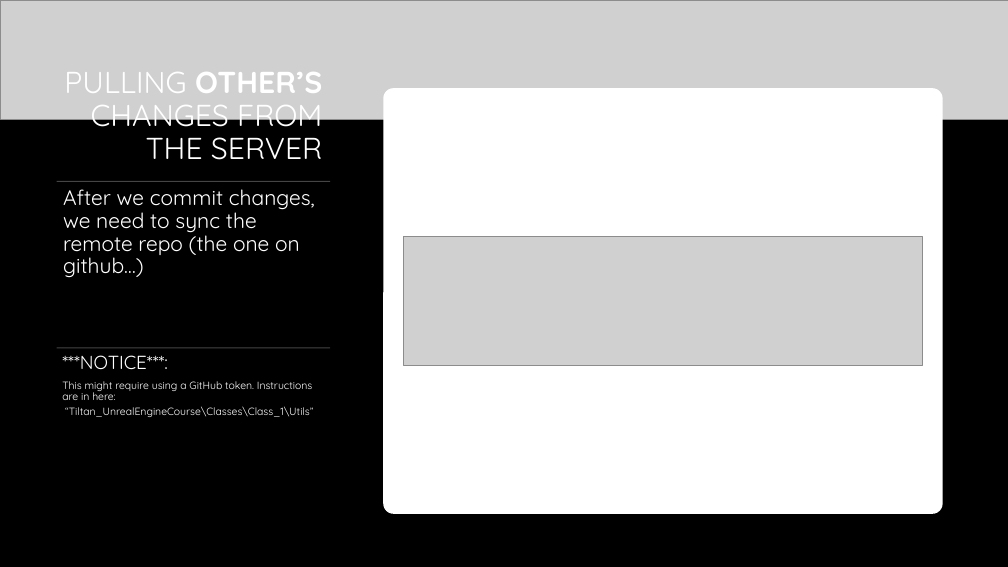
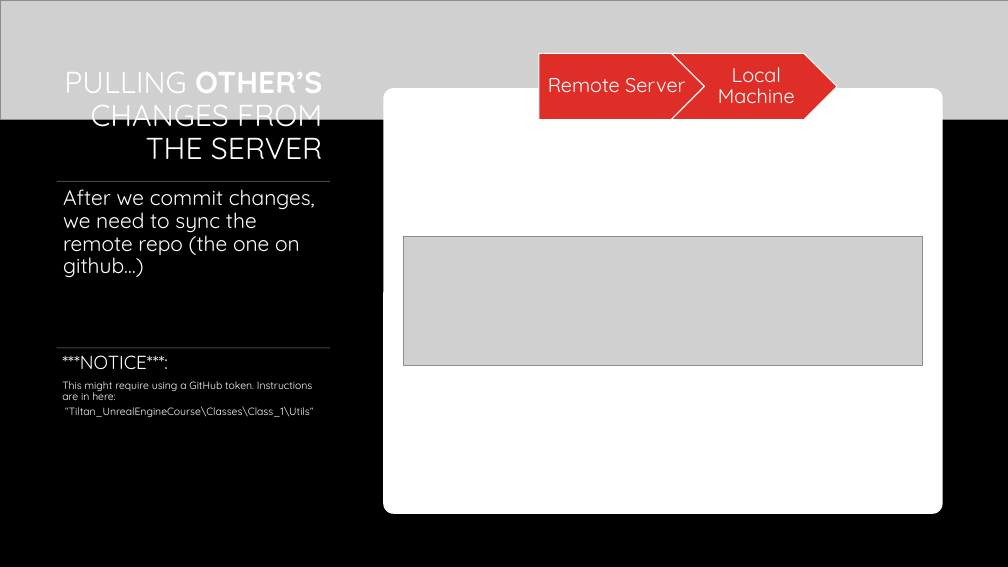
Before and after one commit to shachash1984/Tiltan_UnrealEngineCourse, a slide deck: slide 9 of Classes/Class_1/Git Helper.pptx. Drawn at 1008x567 pixels with LibreOffice and Linux fonts; fonts in the diff are those of the drawing; grey boxes stand for pictures; background and template pictures are left out. Boxes give left, top, right and bottom in pixels: in the first picture for what was removed or moved away, otherwise in the second. Text is boxed around its words. In the diff, an @@ line names an element or a change of style, - is before the commit and + after.

```diff
--- a/Classes/Class_1/Git Helper.pptx
+++ b/Classes/Class_1/Git Helper.pptx
@@ group added at (x1=539, y1=53, x2=837, y2=119): 2 texts, 1 pentagon arrow, 1 chevron @@
+Remote Server
+Local Machine
```
Also in this commit, not shown: 4 other slides changed.
